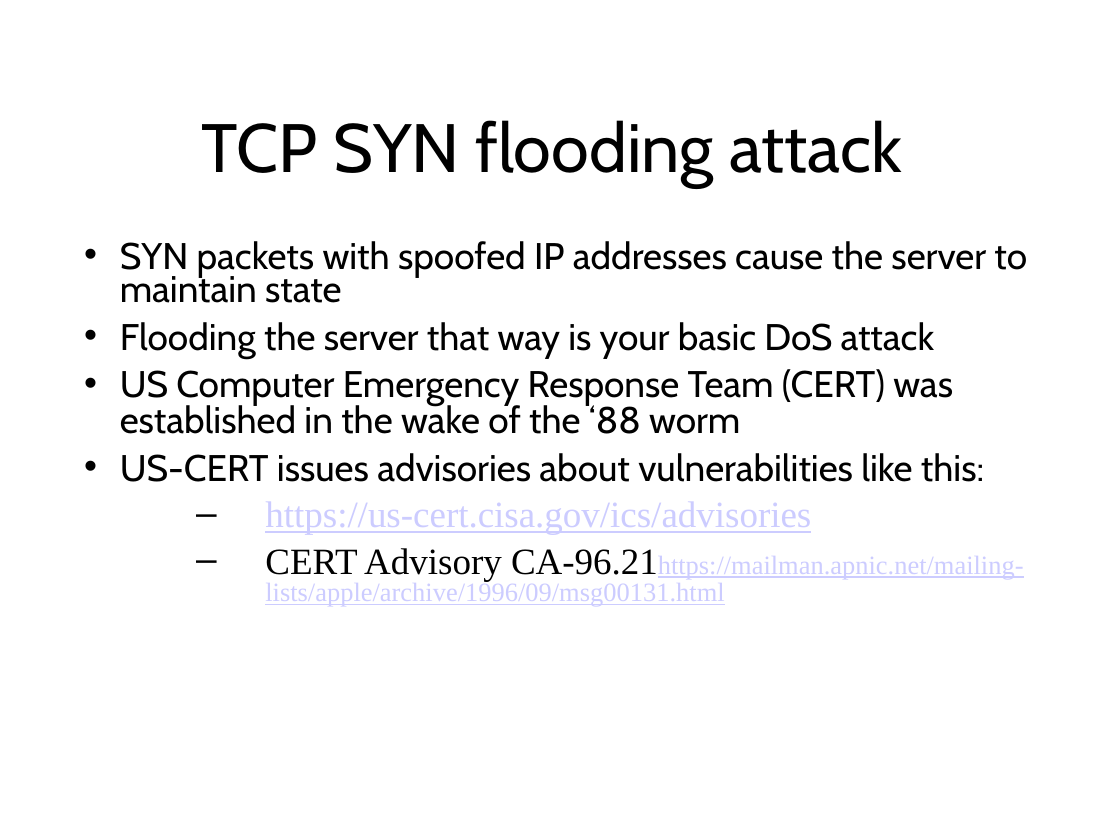
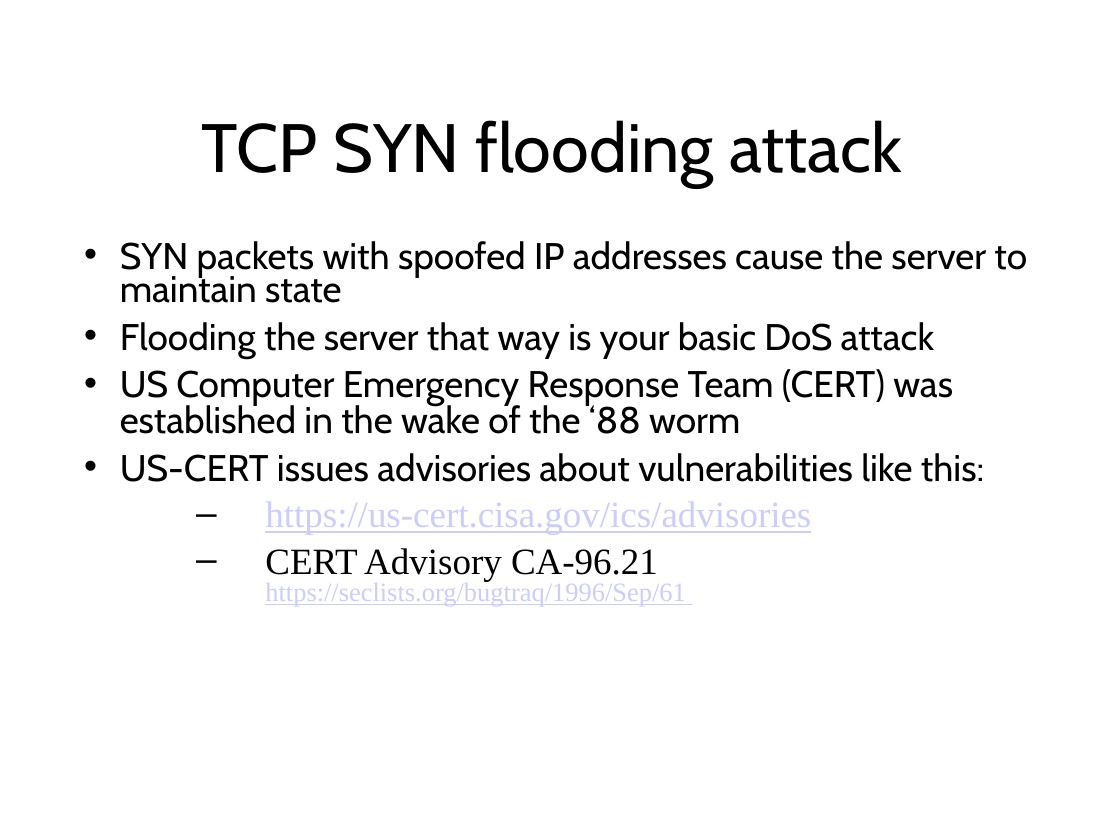
Before and after one commit to sftcd/cs7053, a slide deck: slide 48 of 2023lectures/02-concepts.odp (slide 49 before the commit). Drawn at 1120x840 pixels with LibreOffice and Linux fonts; fonts in the diff are those of the drawing. Boxes give left, top, right and bottom in pixels: in the first picture for what was removed or moved away, otherwise in the second. Text is boxed around its words. In the diff, an @@ line names an element or a change of style, - is before the commit and + after.

```diff
--- a/2023lectures/02-concepts.odp
+++ b/2023lectures/02-concepts.odp
@@ text at box(265, 548, 686, 606): text changed @@
-  – CERT Advisory CA-96.21https://mailman.apnic.net/mailing-lists/apple/archive/1996/09/msg00131.html
+  – CERT Advisory CA-96.21 https://seclists.org/bugtraq/1996/Sep/61
```
Also in this commit, not shown: 11 other slides changed, 1 slide removed, 2 other files.
